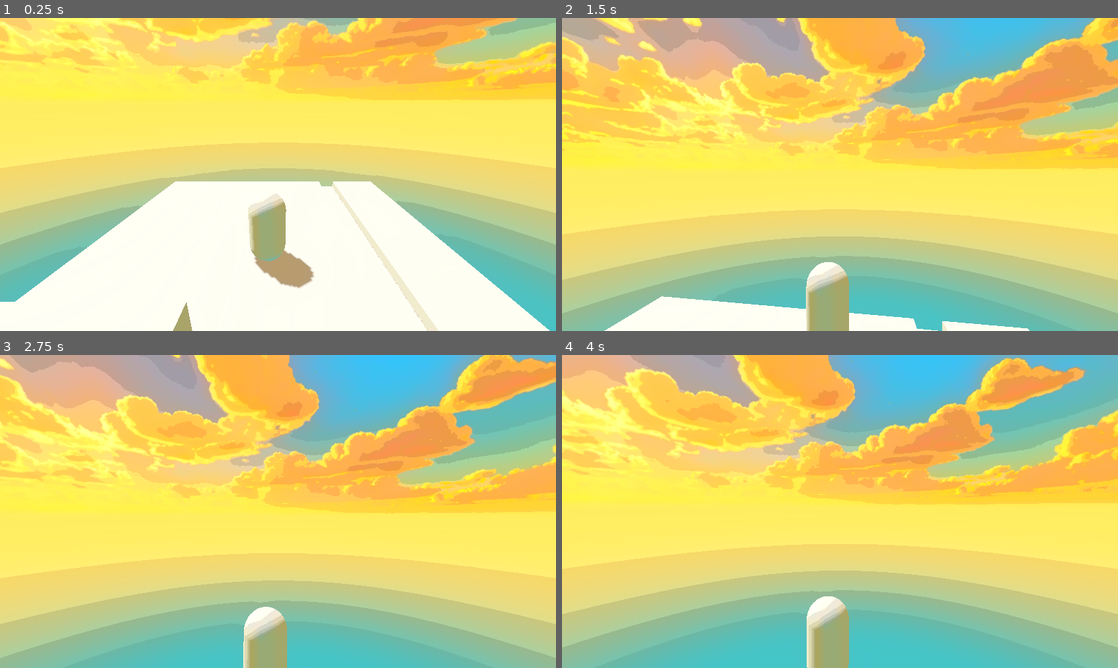
Above: before the commit, frames 1-4 (two rows, left to right).
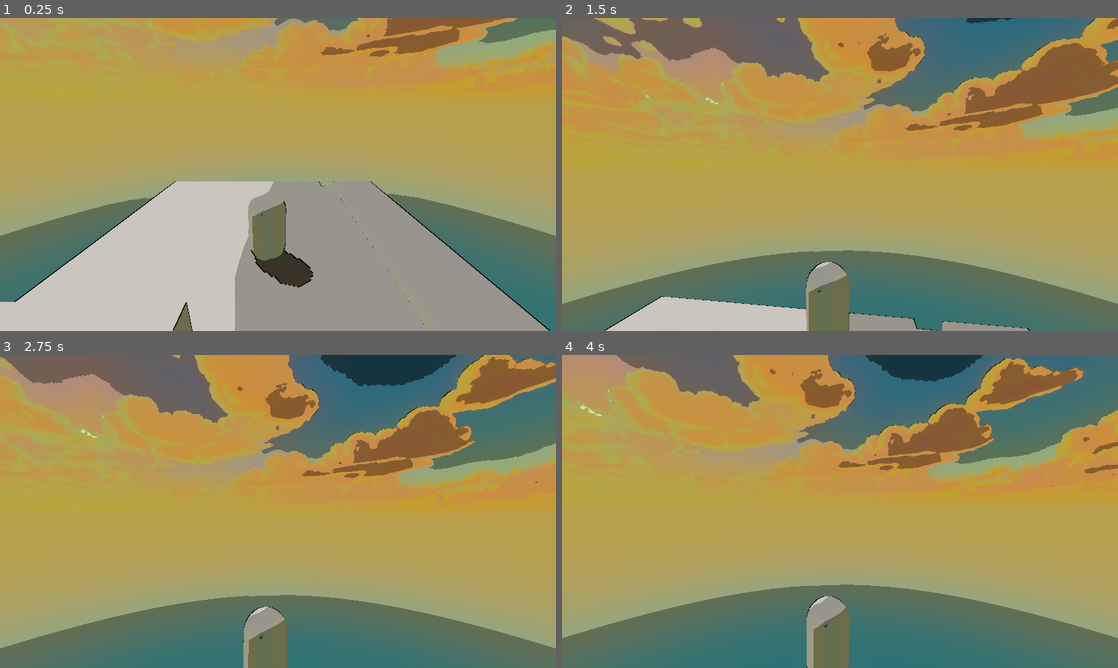
Above: after the commit, the same moments.

Repository: Weasert911/X
Game: Godot game, scene res://scene/game.tscn
The game is run twice, just before and just after one commit, with the same random seed, the same clock (stepped at 60 frames per second) and the same inputs. The project has no main scene, so this scene is started directly.
Inputs (mouse positions are in pixels of both pictures, inside the frame that each line leads up to):
- Up to frame 1 (0.25 s): no input
- Up to frame 2 (1.5 s): tap Enter (ui_accept) at 0.5, 0.77 s; move the mouse to (867, 174) at 0.52 s; hold Up (ui_up) from 0.53 s (still down); move the mouse to (812, 174) at 1.27 s
- Up to frame 3 (2.75 s): keep holding Up (ui_up); tap Enter (ui_accept) at 1.52, 2 s; move the mouse to (289, 505) at 2.02 s
- Up to frame 4 (4 s): keep holding Up (ui_up); tap Enter (ui_accept) at 2.75, 3.02, 3.5, 3.77 s; move the mouse to (834, 517) at 2.77 s; move the mouse to (878, 514) at 3.52 s

The runs differ from the first frame. In frame 1, 100% of the frame differs, in the area x 0-100%, y 0-100%; in frame 2, 100%; in frame 3, 100%; in frame 4, 100%.

Commit message:
.

Diff:
--- a/GAME/game-files/scene/game.tscn
+++ b/GAME/game-files/scene/game.tscn
@@ -1,6 +1,6 @@
 [gd_scene format=4 uid="uid://4jrcmrrb2rx2"]
 
-[ext_resource type="PackedScene" uid="uid://bxkj3dlhyjklk" path="res://scene/shaders.tscn" id="1_5kiuu"]
+[ext_resource type="PackedScene" uid="uid://d2a8ok7hsjbj5" path="res://scene/shader.tscn" id="1_33cqm"]
 [ext_resource type="Texture2D" uid="uid://d2dl3awb7y3cd" path="res://assets/sky/sky_01_2k/sky_01_2k.png" id="2_33cqm"]
 [ext_resource type="PackedScene" uid="uid://btim62k8d8f6k" path="res://scene/player.tscn" id="2_dbls1"]
 
@@ -49,7 +49,7 @@
 
 [node name="game" type="Node3D" unique_id=493351623]
 
-[node name="Shaders" parent="." unique_id=3074839 instance=ExtResource("1_5kiuu")]
+[node name="shaderPass" parent="." unique_id=1490553368 instance=ExtResource("1_33cqm")]
 
 [node name="env" type="Node3D" parent="." unique_id=220677502]
 
--- /dev/null
+++ b/GAME/game-files/scene/shader.tscn
@@ -0,0 +1,26 @@
+[gd_scene format=3 uid="uid://d2a8ok7hsjbj5"]
+
+[ext_resource type="Shader" uid="uid://1osryt42hatn" path="res://shader/toon_outline.gdshader" id="1_3b8aj"]
+
+[sub_resource type="ShaderMaterial" id="ShaderMaterial_4gvyu"]
+shader = ExtResource("1_3b8aj")
+shader_parameter/brightness = 1.0
+shader_parameter/contrast = 1.1
+shader_parameter/saturation = 1.2
+shader_parameter/bands = 4
+shader_parameter/outline_thickness = 1.2
+shader_parameter/color_threshold = 0.15
+shader_parameter/outline_color = Color(0, 0, 0, 1)
+shader_parameter/outline_intensity = 1.0
+shader_parameter/edge_darkening = 0.15
+
+[node name="shaderPass" type="CanvasLayer" unique_id=1490553368]
+
+[node name="Toon_outline" type="ColorRect" parent="." unique_id=852271112]
+material = SubResource("ShaderMaterial_4gvyu")
+anchors_preset = 15
+anchor_right = 1.0
+anchor_bottom = 1.0
+grow_horizontal = 2
+grow_vertical = 2
+mouse_filter = 2
--- a/GAME/game-files/scene/shaders.tscn
+++ /dev/null
@@ -1,63 +0,0 @@
-[gd_scene format=3 uid="uid://bxkj3dlhyjklk"]
-
-[ext_resource type="Shader" uid="uid://dsxf5ah0jamr3" path="res://shader/ChaosFXEnhanced.gdshader" id="1_xxbm6"]
-[ext_resource type="Shader" uid="uid://cjgbk1gnmugd7" path="res://shader/CombinedOutline.gdshader" id="2_864p3"]
-[ext_resource type="Shader" uid="uid://b0c6w55lykgji" path="res://shader/ToonShadingEnhanced.gdshader" id="3_j1bh0"]
-
-[sub_resource type="ShaderMaterial" id="ShaderMaterial_864p3"]
-shader = ExtResource("1_xxbm6")
-shader_parameter/warmth = 1.2
-shader_parameter/cool_shadows = 0.3
-shader_parameter/contrast = 1.00000002375
-shader_parameter/saturation = 1.1
-shader_parameter/vibrance = 1.3
-shader_parameter/chaos_level = 0.0
-shader_parameter/vignette_strength = 0.3
-shader_parameter/distortion_strength = 0.02
-shader_parameter/shake_intensity = 0.01
-shader_parameter/chaos_color_shift = 0.03
-
-[sub_resource type="ShaderMaterial" id="ShaderMaterial_j1bh0"]
-shader = ExtResource("2_864p3")
-shader_parameter/outline_thickness = 50.0
-shader_parameter/edge_threshold = 0.0
-shader_parameter/outline_color = Color(0, 0, 0, 1)
-shader_parameter/outline_intensity = 1.0
-
-[sub_resource type="ShaderMaterial" id="ShaderMaterial_8rjp2"]
-shader = ExtResource("3_j1bh0")
-shader_parameter/contrast = 1.2
-shader_parameter/saturation = 1.3
-shader_parameter/brightness = 1.0
-shader_parameter/bands = 12
-shader_parameter/edge_threshold = 0.5
-shader_parameter/brightness_floor = 0.6230000295925
-
-[node name="Shaders" type="CanvasLayer" unique_id=3074839]
-
-[node name="ChaosFX" type="ColorRect" parent="." unique_id=630394162]
-material = SubResource("ShaderMaterial_864p3")
-anchors_preset = 15
-anchor_right = 1.0
-anchor_bottom = 1.0
-grow_horizontal = 2
-grow_vertical = 2
-mouse_filter = 2
-
-[node name="CombinedOutline" type="ColorRect" parent="." unique_id=543982390]
-material = SubResource("ShaderMaterial_j1bh0")
-anchors_preset = 15
-anchor_right = 1.0
-anchor_bottom = 1.0
-grow_horizontal = 2
-grow_vertical = 2
-mouse_filter = 2
-
-[node name="ToonShadingEnhanced" type="ColorRect" parent="." unique_id=1045799917]
-material = SubResource("ShaderMaterial_8rjp2")
-anchors_preset = 15
-anchor_right = 1.0
-anchor_bottom = 1.0
-grow_horizontal = 2
-grow_vertical = 2
-mouse_filter = 2
--- a/GAME/game-files/script/PostProcessingController.gd
+++ /dev/null
@@ -1,84 +0,0 @@
-extends CanvasLayer
-
-# Post‑Processing Controller
-# Provides runtime control over the shader stack uniforms
-# Updated for combined shaders (ToonShadingEnhanced, ChaosFXEnhanced)
-
-@export var chaos_level: float = 0.0:
-	set(value):
-		chaos_level = clamp(value, 0.0, 1.0)
-		_update_chaos_fx()
-
-@export var outline_thickness: float = 2.5:
-	set(value):
-		outline_thickness = value
-		_update_outline()
-
-@export var toon_bands: int = 4:
-	set(value):
-		toon_bands = clampi(value, 2, 8)
-		_update_toon()
-
-@export var color_warmth: float = 1.3:
-	set(value):
-		color_warmth = value
-		_update_color_grading()
-
-# Node references
-@onready var toon_material: ShaderMaterial = $ColorRect_ToonLightingShader.material
-@onready var outline_material: ShaderMaterial = $ColorRect_OutlineShader.material
-@onready var chaos_fx_material: ShaderMaterial = $ColorRect_VignetteOrChaosFXShader.material
-
-func _ready() -> void:
-	# Initialize all shader parameters
-	_update_all()
-
-func _update_all() -> void:
-	_update_toon()
-	_update_outline()
-	_update_color_grading()
-	_update_chaos_fx()
-
-func _update_toon() -> void:
-	if toon_material:
-		toon_material.set_shader_parameter("bands", toon_bands)
-		# Optionally set other ToonShadingEnhanced parameters (contrast, saturation, brightness)
-		# toon_material.set_shader_parameter("contrast", 1.2)
-		# toon_material.set_shader_parameter("saturation", 1.3)
-		# toon_material.set_shader_parameter("brightness", 1.0)
-
-func _update_outline() -> void:
-	if outline_material:
-		outline_material.set_shader_parameter("outline_thickness", outline_thickness)
-
-func _update_color_grading() -> void:
-	if chaos_fx_material:
-		# Color grading parameters are now part of ChaosFXEnhanced
-		chaos_fx_material.set_shader_parameter("warmth", color_warmth)
-		# Optionally set other color grading parameters:
-		# chaos_fx_material.set_shader_parameter("cool_shadows", 0.3)
-		# chaos_fx_material.set_shader_parameter("contrast", 1.4)
-		# chaos_fx_material.set_shader_parameter("saturation", 1.1)
-		# chaos_fx_material.set_shader_parameter("vibrance", 1.3)
-
-func _update_chaos_fx() -> void:
-	if chaos_fx_material:
-		chaos_fx_material.set_shader_parameter("chaos_level", chaos_level)
-
-# Public API for gameplay systems
-func set_chaos_level(level: float, duration: float = 0.0) -> void:
-	if duration > 0.0:
-		var tween = create_tween()
-		tween.tween_property(self, "chaos_level", level, duration)
-	else:
-		self.chaos_level = level
-
-func pulse_outline(thickness: float, duration: float = 0.3) -> void:
-	var original = outline_thickness
-	var tween = create_tween()
-	tween.tween_property(self, "outline_thickness", thickness, duration * 0.5)
-	tween.tween_property(self, "outline_thickness", original, duration * 0.5)
-
-# Example: call from gameplay when chaos increases (e.g., many explosions)
-func notify_chaos_event(intensity: float = 0.2) -> void:
-	set_chaos_level(chaos_level + intensity, 0.5)
--- a/GAME/game-files/shader/ChaosFXEnhanced.gdshader
+++ /dev/null
@@ -1,119 +0,0 @@
-shader_type canvas_item;
-render_mode blend_mix;
-
-// Chaos FX Enhanced: Combines Color Grading with dynamic chaos effects
-// Applies color grading first, then chaos‑based distortion, vignette, shake, and color shift
-
-uniform sampler2D screen_texture : hint_screen_texture, repeat_disable, filter_nearest;
-
-// ColorGrading uniforms
-uniform float warmth : hint_range(0.0, 2.0) = 1.2;
-uniform float cool_shadows : hint_range(0.0, 1.0) = 0.3;
-uniform float contrast : hint_range(0.5, 2.0) = 1.4;
-uniform float saturation : hint_range(0.0, 2.0) = 1.1;
-uniform float vibrance : hint_range(0.0, 2.0) = 1.3;
-
-// ChaosFX uniforms
-uniform float chaos_level : hint_range(0.0, 1.0) = 0.0;
-uniform float vignette_strength : hint_range(0.0, 1.0) = 0.3;
-uniform float distortion_strength : hint_range(0.0, 0.1) = 0.02;
-uniform float shake_intensity : hint_range(0.0, 0.05) = 0.01;
-uniform float chaos_color_shift : hint_range(0.0, 0.1) = 0.03;
-
-// Simple pseudo‑random for shake
-float hash(vec2 p) {
-	return fract(sin(dot(p, vec2(127.1, 311.7))) * 43758.5453);
-}
-
-// 2D noise
-float noise(vec2 uv) {
-	vec2 i = floor(uv);
-	vec2 f = fract(uv);
-
-	float a = hash(i);
-	float b = hash(i + vec2(1.0, 0.0));
-	float c = hash(i + vec2(0.0, 1.0));
-	float d = hash(i + vec2(1.0, 1.0));
-
-	vec2 u = f * f * (3.0 - 2.0 * f);
-	return mix(mix(a, b, u.x), mix(c, d, u.x), u.y);
-}
-
-// Color grading function
-vec3 apply_color_grading(vec3 color) {
-	// Apply contrast
-	color = (color - 0.5) * contrast + 0.5;
-
-	// Apply saturation with vibrance (boost less saturated colors more)
-	float lum = dot(color, vec3(0.299, 0.587, 0.114));
-	vec3 diff = color - lum;
-	float sat = length(diff);
-	float sat_boost = 1.0 + (vibrance - 1.0) * (1.0 - sat);
-	color = lum + diff * saturation * sat_boost;
-
-	// Split‑toning: warm highlights, cool shadows
-	float highlight_mask = smoothstep(0.6, 0.9, lum);
-	float shadow_mask = smoothstep(0.1, 0.4, lum);
-
-	// Warm tint (yellow‑orange)
-	vec3 warm_tint = vec3(1.0, 0.85, 0.6);
-	// Cool tint (blue‑cyan)
-	vec3 cool_tint = vec3(0.6, 0.8, 1.0);
-
-	color = mix(color, color * warm_tint, highlight_mask * warmth);
-	color = mix(color, color * cool_tint, (1.0 - shadow_mask) * cool_shadows);
-
-	// Clamp to avoid overshoot
-	color = clamp(color, 0.0, 1.0);
-	return color;
-}
-
-void fragment() {
-	vec2 uv = SCREEN_UV;
-
-	// Apply screen shake based on chaos_level
-	float shake = chaos_level * shake_intensity;
-	vec2 shake_offset = vec2(
-		noise(vec2(TIME * 10.0, 0.0)) * 2.0 - 1.0,
-		noise(vec2(0.0, TIME * 10.0)) * 2.0 - 1.0
-	) * shake;
-
-	// Apply radial distortion (barrel/pincushion) based on chaos
-	float distortion = chaos_level * distortion_strength;
-	vec2 centered = uv - 0.5;
-	float dist = length(centered);
-	vec2 distorted_uv = uv + centered * dist * distortion;
-
-	// Combine shake and distortion
-	vec2 final_uv = distorted_uv + shake_offset;
-
-	// Sample screen texture with chaos‑adjusted UV
-	vec4 screen_color = texture(screen_texture, final_uv);
-	vec3 color = screen_color.rgb;
-
-	// Apply color grading
-	color = apply_color_grading(color);
-
-	// Dynamic vignette that intensifies with chaos
-	float vignette_dist = length(centered * vec2(SCREEN_PIXEL_SIZE.x / SCREEN_PIXEL_SIZE.y, 1.0));
-	float vignette = smoothstep(0.0, 0.7, vignette_dist);
-	vignette = 1.0 - vignette * (vignette_strength + chaos_level * 0.5);
-	vignette = max(vignette, 0.7); // Never completely darken center
-
-	// Apply vignette
-	color *= vignette;
-
-	// Subtle color shift (red/blue channel separation) at high chaos
-	if (chaos_level > 0.5) {
-		float shift = chaos_color_shift * (chaos_level - 0.5) * 2.0;
-		vec2 shift_uv_r = final_uv + vec2(shift, 0.0);
-		vec2 shift_uv_b = final_uv - vec2(shift, 0.0);
-		color.r = texture(screen_texture, shift_uv_r).r;
-		color.b = texture(screen_texture, shift_uv_b).b;
-	}
-
-	// Slight brightness boost at peak chaos
-	color *= 1.0 + chaos_level * 0.1;
-
-	COLOR = vec4(color, screen_color.a);
-}
--- a/GAME/game-files/shader/CombinedOutline.gdshader
+++ /dev/null
@@ -1,40 +0,0 @@
-shader_type canvas_item;
-render_mode blend_mix;
-
-// Fast stylized outline using color difference (4 samples)
-// No heavy Sobel, no dilation loops – performance‑friendly
-
-uniform sampler2D screen_texture : hint_screen_texture, repeat_disable, filter_nearest;
-uniform float outline_thickness : hint_range(1.0, 50.0) = 1.5;
-uniform float edge_threshold : hint_range(0.0, 0.5) = 0.2;
-uniform vec4 outline_color : source_color = vec4(0.0, 0.0, 0.0, 1.0);
-uniform float outline_intensity : hint_range(0.0, 1.0) = 1.0;
-
-void fragment() {
-	vec2 pixel = SCREEN_PIXEL_SIZE * outline_thickness;
-
-	vec3 center = texture(screen_texture, SCREEN_UV).rgb;
-
-	// 4‑direction sampling (cheap)
-	vec3 left   = texture(screen_texture, SCREEN_UV + vec2(-pixel.x, 0.0)).rgb;
-	vec3 right  = texture(screen_texture, SCREEN_UV + vec2(pixel.x, 0.0)).rgb;
-	vec3 up     = texture(screen_texture, SCREEN_UV + vec2(0.0, -pixel.y)).rgb;
-	vec3 down   = texture(screen_texture, SCREEN_UV + vec2(0.0, pixel.y)).rgb;
-
-	// Average color difference
-	float diff =
-		length(center - left) +
-		length(center - right) +
-		length(center - up) +
-		length(center - down);
-
-	diff *= 0.25; // normalize
-
-	// Edge mask with smooth threshold
-	float edge = smoothstep(edge_threshold, edge_threshold + 0.1, diff);
-
-	// Blend with outline color
-	vec3 final_color = mix(center, outline_color.rgb, edge * outline_intensity);
-
-	COLOR = vec4(final_color, 1.0);
-}
--- a/GAME/game-files/shader/ToonShadingEnhanced.gdshader
+++ /dev/null
@@ -1,67 +0,0 @@
-shader_type canvas_item;
-render_mode blend_mix;
-
-// Enhanced Toon Shading with built‑in color adjustment
-// Combines BaseColor (contrast/saturation/brightness) with posterization and edge darkening
-
-uniform sampler2D screen_texture : hint_screen_texture, repeat_disable, filter_nearest;
-
-// BaseColor uniforms
-uniform float contrast : hint_range(0.5, 2.0) = 1.2;
-uniform float saturation : hint_range(0.0, 3.0) = 1.3;
-uniform float brightness : hint_range(0.5, 1.5) = 1.0;
-
-// ToonShading uniforms
-uniform int bands : hint_range(2, 128) = 4;
-uniform float edge_threshold : hint_range(0.0, 0.5) = 0.1;
-uniform float brightness_floor : hint_range(0.0, 1.0) = 0.3;
-
-void fragment() {
-	vec4 screen_color = texture(screen_texture, SCREEN_UV);
-
-	// --- BaseColor adjustments ---
-	vec3 color = screen_color.rgb * brightness;
-	color = (color - 0.5) * contrast + 0.5;
-	float luminance_pre = dot(color, vec3(0.299, 0.587, 0.114));
-	color = mix(vec3(luminance_pre), color, saturation);
-
-	// --- Toon shading ---
-	// Convert to luminance after color adjustment
-	float luminance = dot(color, vec3(0.299, 0.587, 0.114));
-
-	// Posterize luminance
-	float step_size = 1.0 / float(bands);
-	float posterized = floor(luminance / step_size) * step_size;
-
-	// Apply edge darkening based on luminance difference with neighbors
-	vec2 pixel_size = SCREEN_PIXEL_SIZE;
-	vec2 uv_up = SCREEN_UV + vec2(0.0, -pixel_size.y);
-	vec2 uv_down = SCREEN_UV + vec2(0.0, pixel_size.y);
-	vec2 uv_left = SCREEN_UV + vec2(-pixel_size.x, 0.0);
-	vec2 uv_right = SCREEN_UV + vec2(pixel_size.x, 0.0);
-
-	float lum_up = dot(texture(screen_texture, uv_up).rgb, vec3(0.299, 0.587, 0.114));
-	float lum_down = dot(texture(screen_texture, uv_down).rgb, vec3(0.299, 0.587, 0.114));
-	float lum_left = dot(texture(screen_texture, uv_left).rgb, vec3(0.299, 0.587, 0.114));
-	float lum_right = dot(texture(screen_texture, uv_right).rgb, vec3(0.299, 0.587, 0.114));
-
-	float edge = 0.0;
-	edge += abs(luminance - lum_up);
-	edge += abs(luminance - lum_down);
-	edge += abs(luminance - lum_left);
-	edge += abs(luminance - lum_right);
-	edge *= 0.25;
-
-	// Darken edges
-	if (edge > edge_threshold) {
-		posterized *= 0.7;
-	}
-
-	// Ensure minimum brightness
-	posterized = max(posterized, brightness_floor);
-
-	// Reconstruct color with posterized luminance while preserving hue
-	vec3 final_color = color * (posterized / max(luminance, 0.001));
-
-	COLOR = vec4(final_color, screen_color.a);
-}
--- /dev/null
+++ b/GAME/game-files/shader/toon_outline.gdshader
@@ -0,0 +1,98 @@
+shader_type canvas_item;
+
+uniform sampler2D SCREEN_TEXTURE : hint_screen_texture, filter_linear_mipmap;
+
+//////////////////////////
+// COLOR CONTROL
+//////////////////////////
+uniform float brightness : hint_range(0.8, 1.2) = 1.0;
+uniform float contrast   : hint_range(0.8, 1.5) = 1.1;
+uniform float saturation : hint_range(0.8, 1.5) = 1.2;
+
+//////////////////////////
+// TOON BANDING
+//////////////////////////
+uniform int bands : hint_range(2, 6) = 4;
+
+//////////////////////////
+// OUTLINE
+//////////////////////////
+uniform float outline_thickness : hint_range(0.5, 2.5) = 1.2;
+uniform float color_threshold   : hint_range(0.05, 0.3) = 0.15;
+uniform vec4 outline_color : source_color = vec4(0.0, 0.0, 0.0, 1.0);
+uniform float outline_intensity : hint_range(0.0, 1.5) = 1.0;
+
+//////////////////////////
+// EDGE DARKENING (SUBTLE)
+//////////////////////////
+uniform float edge_darkening : hint_range(0.0, 0.4) = 0.15;
+
+//////////////////////////
+
+float luminance(vec3 c) {
+	return dot(c, vec3(0.299, 0.587, 0.114));
+}
+
+vec3 apply_color_controls(vec3 col) {
+	// brightness
+	col *= brightness;
+
+	// contrast
+	col = (col - 0.5) * contrast + 0.5;
+
+	// saturation
+	float l = luminance(col);
+	col = mix(vec3(l), col, saturation);
+
+	return col;
+}
+
+vec3 apply_toon(vec3 col) {
+	float l = luminance(col);
+
+	// posterize luminance
+	float b = float(bands);
+	l = floor(l * b) / (b - 1.0);
+
+	// reconstruct color (preserve hue)
+	return normalize(col + 0.0001) * l;
+}
+
+float edge_detect(vec3 center, vec2 uv, vec2 px) {
+	vec3 left  = texture(SCREEN_TEXTURE, uv + vec2(-px.x, 0.0)).rgb;
+	vec3 right = texture(SCREEN_TEXTURE, uv + vec2(px.x, 0.0)).rgb;
+	vec3 up    = texture(SCREEN_TEXTURE, uv + vec2(0.0, -px.y)).rgb;
+	vec3 down  = texture(SCREEN_TEXTURE, uv + vec2(0.0, px.y)).rgb;
+
+	float diff =
+		length(center - left) +
+		length(center - right) +
+		length(center - up) +
+		length(center - down);
+
+	diff *= 0.25;
+
+	return smoothstep(color_threshold, color_threshold + 0.1, diff);
+}
+
+void fragment() {
+	vec2 uv = SCREEN_UV;
+	vec2 px = SCREEN_PIXEL_SIZE * outline_thickness;
+
+	vec3 base = texture(SCREEN_TEXTURE, uv).rgb;
+
+	// --- EDGE DETECTION (on original color) ---
+	float edge = edge_detect(base, uv, px);
+
+	// --- COLOR + TOON ---
+	vec3 col = apply_color_controls(base);
+	col = apply_toon(col);
+
+	// --- SUBTLE EDGE DARKENING ---
+	col *= (1.0 - edge * edge_darkening);
+
+	// --- OUTLINE MIX ---
+	col = mix(col, outline_color.rgb, edge * outline_intensity);
+
+	COLOR = vec4(col, 1.0);
+}
Not shown, removed: GAME/game-files/script/PostProcessingController.gd.uid
Not shown, removed: GAME/game-files/shader/ChaosFXEnhanced.gdshader.uid
Not shown, removed: GAME/game-files/shader/CombinedOutline.gdshader.uid
Not shown, removed: GAME/game-files/shader/ToonShadingEnhanced.gdshader.uid
Not shown, added: GAME/game-files/shader/toon_outline.gdshader.uid
Not shown, removed: docs/06 - Shader Documentation.md
